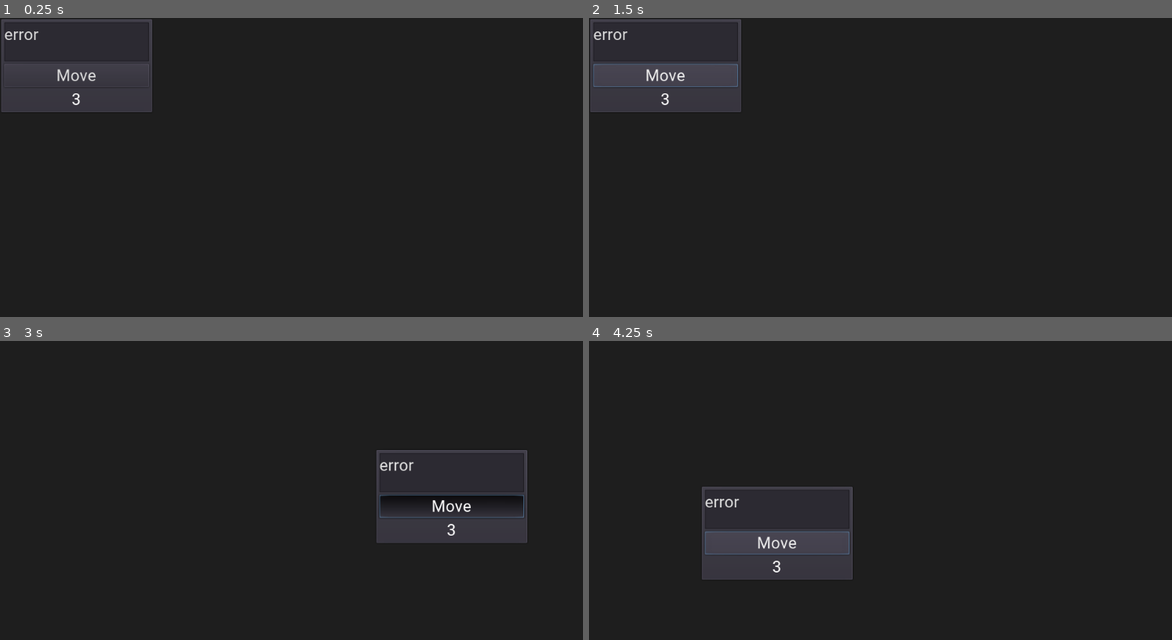
Above: before the commit, frames 1-4 (two rows, left to right).
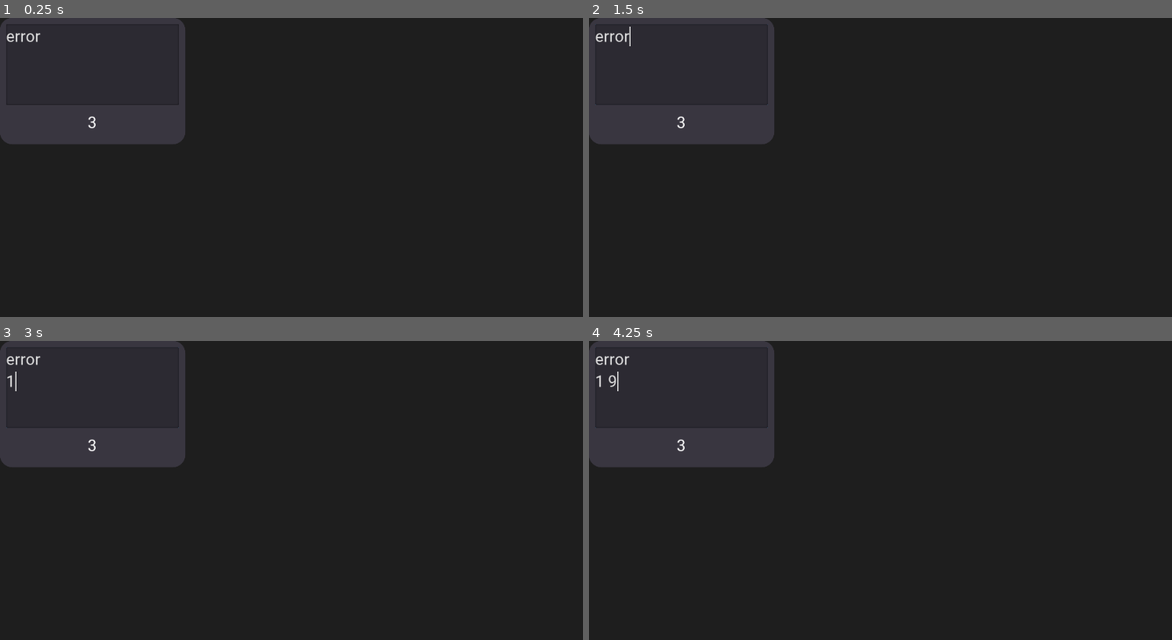
Above: after the commit, the same moments.

Repository: creikey/synapse-test
Game: Godot game, scene res://Instruction/Instruction.tscn
Same seed, same stepped clock (60 frames per second), same inputs: the game is played once before the commit and once after it. This scene is started directly instead of the project's main scene.
Inputs (mouse positions are in pixels of both pictures, inside the frame that each line leads up to):
- Up to frame 1 (0.25 s): no input
- Up to frame 2 (1.5 s): click (664, 74) at 0.5 s, where only the run before the commit has a clickable "Move"; click (664, 74) at 1.25 s, where only the run before the commit has a clickable "Move"
- Up to frame 3 (3 s): click (75, 397) at 2 s, where only the run before the commit has a clickable "Move"; tap Enter at 2.75 s; move the mouse to (454, 505) at 2.77 s; tap 1 at 2.85 s; click (454, 505) at 2.92 s
- Up to frame 4 (4.25 s): tap Space (editor_pan) at 3.5 s; move the mouse to (775, 544) at 3.52 s; tap 9 at 3.6 s; click (775, 544) at 3.67 s

The runs differ from the first frame. In frame 1, 4.5% of the frame differs, in the area x 0-32%, y 0-43%; in frame 2, 6.2%; in frame 3, 8.9%; in frame 4, 10%, in the area x 0-46%, y 0-80%.

Commit message:
Add selected stylebox theme to instructions

Diff:
--- a/src/Instruction/Instruction.gd
+++ b/src/Instruction/Instruction.gd
@@ -3,6 +3,8 @@
 class_name Instruction
 
 signal moved
+
+const SELECTED_PANEL_CONTAINER: StyleBox = preload("res://Styleboxes/SelectedPanelContainer.tres")
 
 var index: int = 1
 var step_text: String = ""
@@ -13,6 +15,14 @@
 
 var currently_displayed: Dictionary = {}
 var _instruction_to_line_pointing_to_it: Dictionary = {}
+var selected: bool = false setget set_selected
+
+func set_selected(new_selected):
+	selected = new_selected
+	if selected:
+		add_stylebox_override("panel", SELECTED_PANEL_CONTAINER)
+	else:
+		add_stylebox_override("panel", null)
 
 func get_centerpoint() -> Vector2:
 	return rect_global_position + rect_size/2.0
@@ -52,7 +62,7 @@
 		_update_line_target(target_instruction)
 
 func _input(event):
-	if event is InputEventMouseMotion and $V/MoveButton.pressed:
+	if event is InputEventMouseMotion and selected:
 		var relative_movement: Vector2 = event.relative
 		# transform from viewport space to local space
 		relative_movement = relative_movement / get_viewport().canvas_transform.get_scale()
@@ -73,3 +83,8 @@
 
 func _on_Instruction_resized():
 	$ConnectionLines.position = rect_size/2.0
+
+
+func _on_Instruction_gui_input(event):
+	if event is InputEventMouseButton and event.button_index == 1:
+		self.selected = event.is_pressed()
--- a/src/Instruction/Instruction.tscn
+++ b/src/Instruction/Instruction.tscn
@@ -6,8 +6,8 @@
 [node name="Instruction" type="PanelContainer"]
 anchor_right = 1.0
 anchor_bottom = 1.0
-margin_right = -774.0
-margin_bottom = -444.0
+margin_right = -722.0
+margin_bottom = -394.0
 theme = ExtResource( 1 )
 script = ExtResource( 2 )
 __meta__ = {
@@ -15,33 +15,32 @@
 }
 
 [node name="V" type="VBoxContainer" parent="."]
-margin_left = 7.0
-margin_top = 7.0
-margin_right = 243.0
-margin_bottom = 149.0
+margin_left = 10.0
+margin_top = 10.0
+margin_right = 292.0
+margin_bottom = 196.0
 
 [node name="TextEdit" type="TextEdit" parent="V"]
-margin_right = 236.0
-margin_bottom = 64.0
+margin_right = 282.0
+margin_bottom = 132.0
 size_flags_horizontal = 3
 size_flags_vertical = 3
 text = "error"
 wrap_enabled = true
 
-[node name="MoveButton" type="Button" parent="V"]
-margin_top = 68.0
-margin_right = 236.0
-margin_bottom = 106.0
-text = "Move"
-
 [node name="IndexNumber" type="Label" parent="V"]
-margin_top = 110.0
-margin_right = 236.0
-margin_bottom = 142.0
+margin_top = 136.0
+margin_right = 282.0
+margin_bottom = 186.0
+rect_min_size = Vector2( 0, 50 )
+size_flags_vertical = 1
+size_flags_stretch_ratio = 0.5
 text = "3"
 align = 1
+valign = 1
 
 [node name="ConnectionLines" type="Node2D" parent="."]
 show_behind_parent = true
+[connection signal="gui_input" from="." to="." method="_on_Instruction_gui_input"]
 [connection signal="resized" from="." to="." method="_on_Instruction_resized"]
 [connection signal="text_changed" from="V/TextEdit" to="." method="_on_TextEdit_text_changed"]
--- /dev/null
+++ b/src/Styleboxes/PanelContainer.tres
@@ -0,0 +1,12 @@
+[gd_resource type="StyleBoxFlat" format=2]
+
+[resource]
+content_margin_left = 10.0
+content_margin_right = 10.0
+content_margin_top = 10.0
+content_margin_bottom = 10.0
+bg_color = Color( 0.223529, 0.211765, 0.25098, 1 )
+corner_radius_top_left = 20
+corner_radius_top_right = 20
+corner_radius_bottom_right = 20
+corner_radius_bottom_left = 20
--- /dev/null
+++ b/src/Styleboxes/SelectedPanelContainer.tres
@@ -0,0 +1,16 @@
+[gd_resource type="StyleBoxFlat" format=2]
+
+[resource]
+content_margin_left = 10.0
+content_margin_right = 10.0
+content_margin_top = 10.0
+content_margin_bottom = 10.0
+bg_color = Color( 0.223529, 0.211765, 0.25098, 1 )
+border_width_left = 10
+border_width_top = 10
+border_width_right = 10
+border_width_bottom = 10
+corner_radius_top_left = 20
+corner_radius_top_right = 20
+corner_radius_bottom_right = 20
+corner_radius_bottom_left = 20
--- a/src/Theme.tres
+++ b/src/Theme.tres
@@ -1,10 +1,13 @@
-[gd_resource type="Theme" load_steps=3 format=2]
+[gd_resource type="Theme" load_steps=4 format=2]
 
 [ext_resource path="res://Roboto-Regular.ttf" type="DynamicFontData" id=1]
+[ext_resource path="res://Styleboxes/PanelContainer.tres" type="StyleBox" id=2]
 
-[sub_resource type="DynamicFont" id=1]
+[sub_resource type="DynamicFont" id=2]
 size = 26
 font_data = ExtResource( 1 )
 
 [resource]
-default_font = SubResource( 1 )
+default_font = SubResource( 2 )
+Panel/styles/panel = ExtResource( 2 )
+PanelContainer/styles/panel = ExtResource( 2 )
